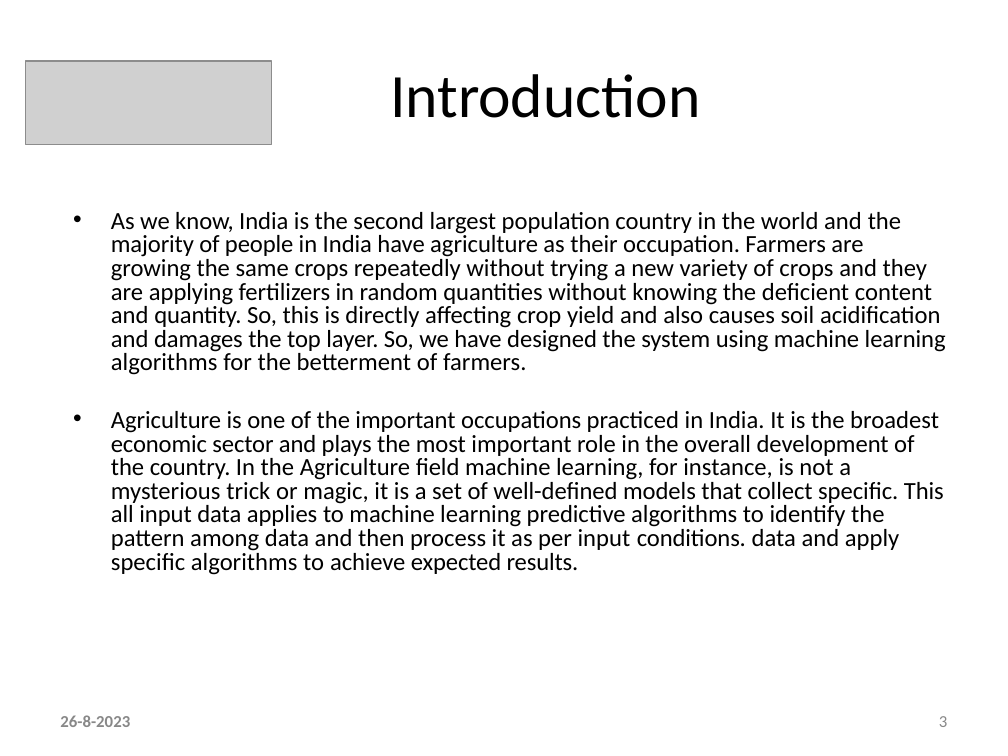
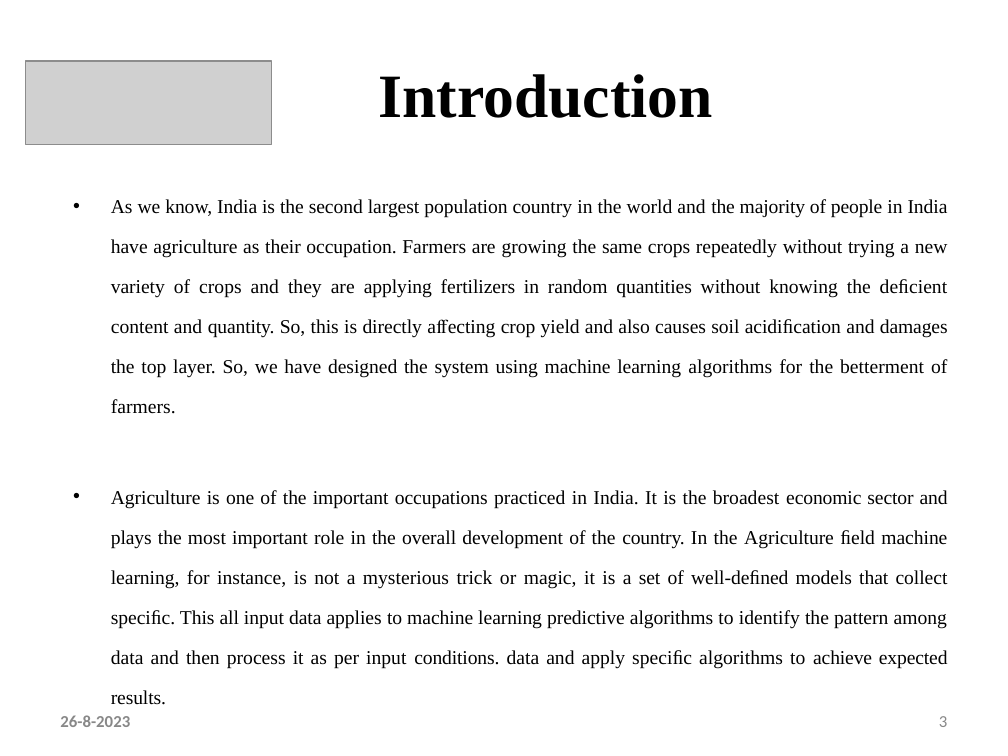
Before and after one commit to prakashy003/Soil-Analyzer, a slide deck: slide 3 of Documents/Review 1 ppt.pptx. Drawn at 1008x756 pixels with LibreOffice and Linux fonts; fonts in the diff are those of the drawing; grey boxes stand for pictures. Boxes give left, top, right and bottom in pixels: in the first picture for what was removed or moved away, otherwise in the second. Text is boxed around its words. In the diff, an @@ line names an element or a change of style, - is before the commit and + after.

```diff
--- a/Documents/Review 1 ppt.pptx
+++ b/Documents/Review 1 ppt.pptx
@@ title "Introduction" at [378, 74, 712, 118]: font Calibri to Times New Roman, bold on @@
@@ text "As we know, India is ...": place and size @@
-text "As we know, India is ..." at [111, 212, 946, 575]
+text "As we know, India is ..." at [111, 199, 948, 705]
@@ text "As we know, India is ..." at [111, 199, 948, 705]: size 17.6 to 14 pt, font Calibri to Times New Roman; alignment left to justified; line spacing 0.8 to 1.7 @@
```
Also in this commit, not shown: 14 other slides changed, 9 other files.
